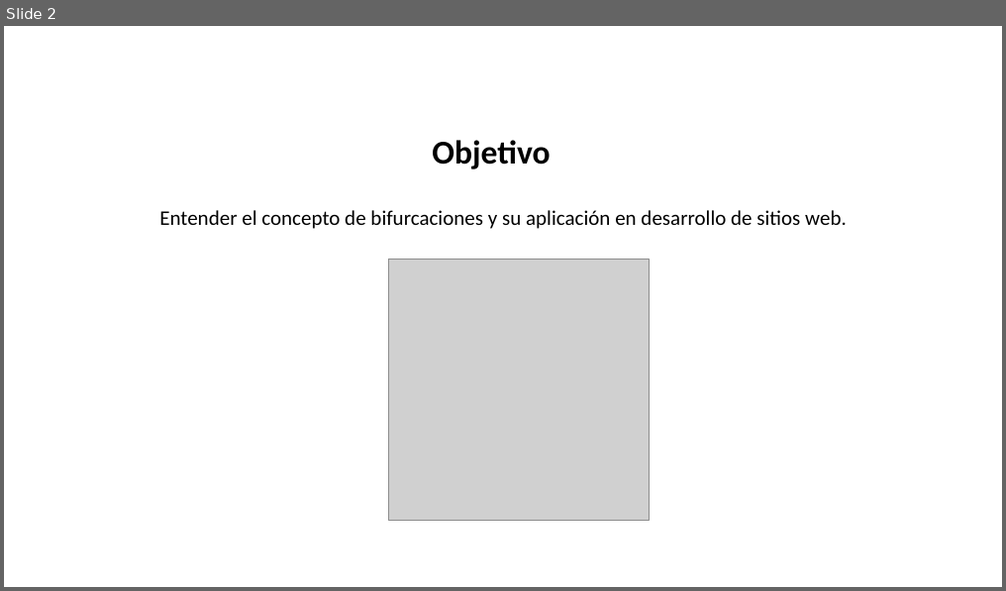
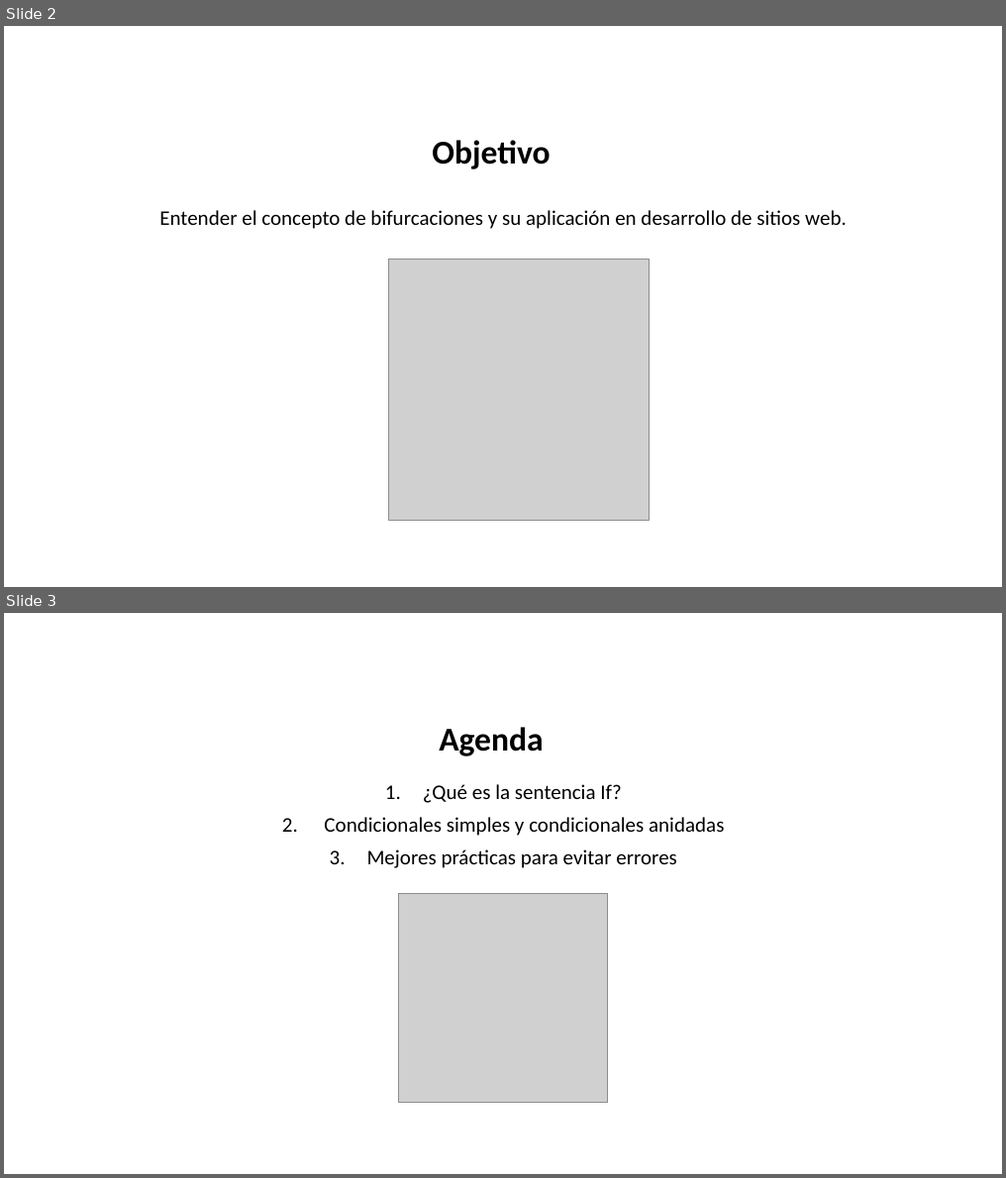
Before and after one commit to dcevallossalas/ITQ, a slide deck: Programación web/PW_Sesion13.pptx. Shown one above the other, each under a label of ours: slide 2 before the commit, slides 2 and 3 after it. The pictures are 1006x591 and 1006x1178 pixels, drawn with LibreOffice and Linux fonts; fonts in the diff are those of the drawing; grey boxes stand for pictures; background and template pictures are left out. Boxes give left, top, right and bottom in pixels: in the first picture for what was removed or moved away, otherwise in the second. Text is boxed around its words. In the diff, an @@ line names an element or a change of style, - is before the commit and + after.

Commit message:
Inclusión de hojas guías
Inicio de hojas guías para programación web

```diff
--- a/Programación web/PW_Sesion13.pptx
+++ b/Programación web/PW_Sesion13.pptx
@@ slide 3 added at [4, 613, 1002, 1174], background picture (left out) @@
@@ title added at [439, 727, 543, 757], 32 pt, text #000000, bold @@
+Agenda
@@ text added at [324, 784, 724, 868], 20 pt, text #000000 @@
+1. ¿Qué es la sentencia If?
+2. Condicionales simples y condicionales anidadas
+3. Mejores prácticas para evitar errores
@@ picture added at [399, 894, 607, 1103] @@
```
Also in this commit, not shown: 1 slide changed, 1 other slide added, 16 other files.
